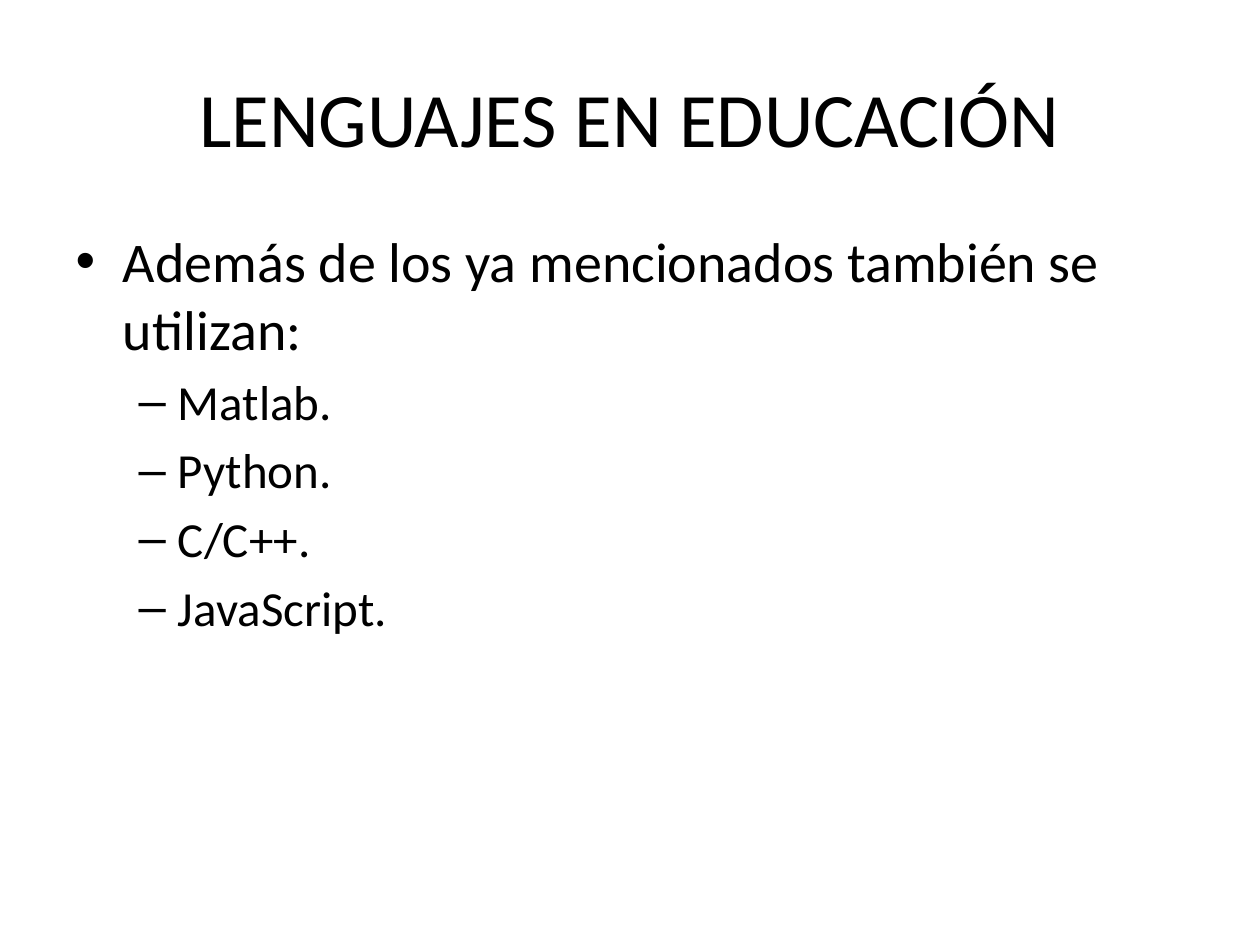
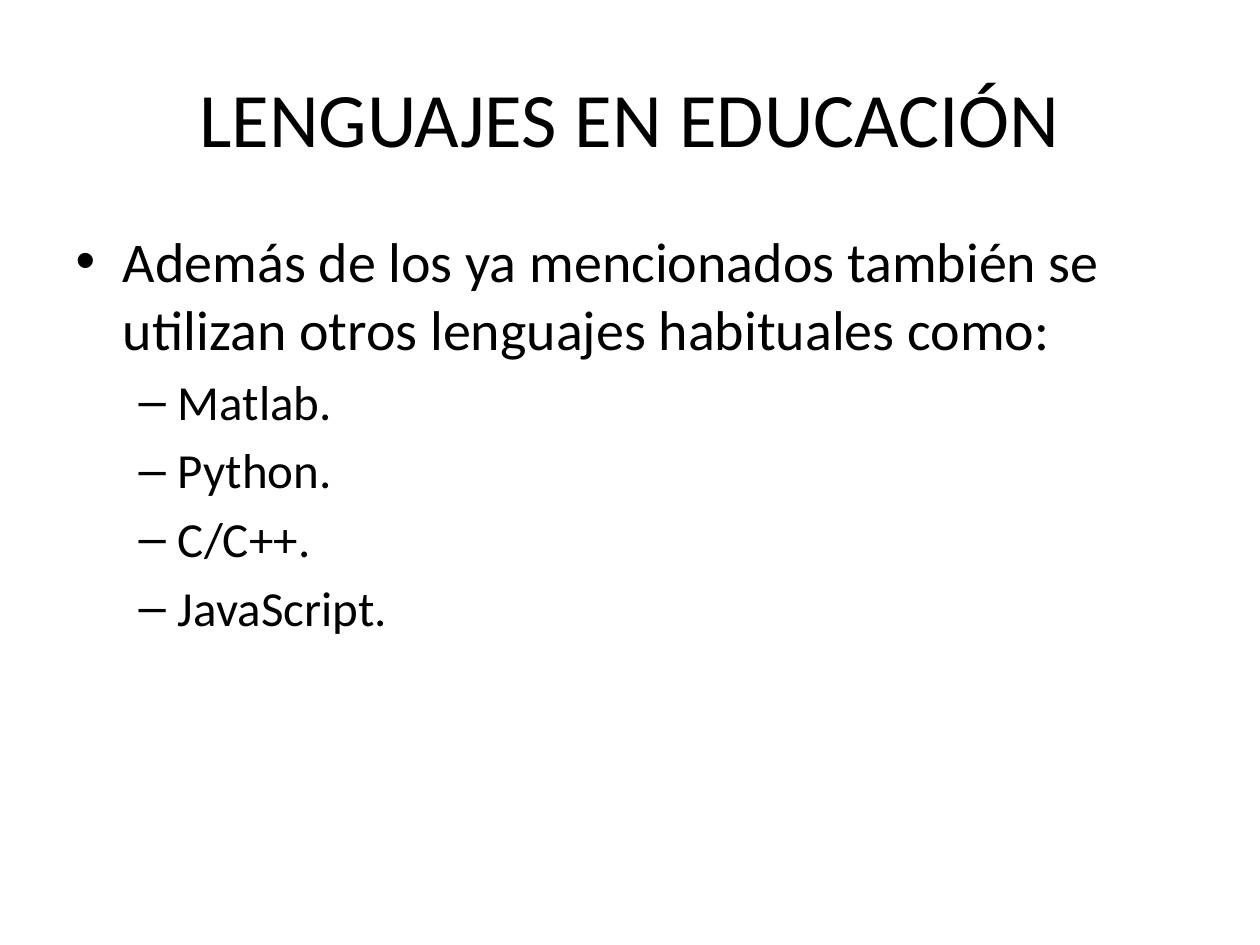
Before and after one commit to yerimattilatvala/DLP, a slide deck: slide 31 of P2/Presentacion.pptx. Drawn at 1260x945 pixels with LibreOffice and Linux fonts; fonts in the diff are those of the drawing. Boxes give left, top, right and bottom in pixels: in the first picture for what was removed or moved away, otherwise in the second. Text is boxed around its words. In the diff, an @@ line names an element or a change of style, - is before the commit and + after.

```diff
--- a/P2/Presentacion.pptx
+++ b/P2/Presentacion.pptx
@@ text at (x1=123, y1=243, x2=1099, y2=360): text changed @@
-• Además de los ya mencionados también se utilizan:
+• Además de los ya mencionados también se utilizan otros lenguajes habituales como:
```
Also in this commit, not shown: 7 other slides changed, 3 other files.
